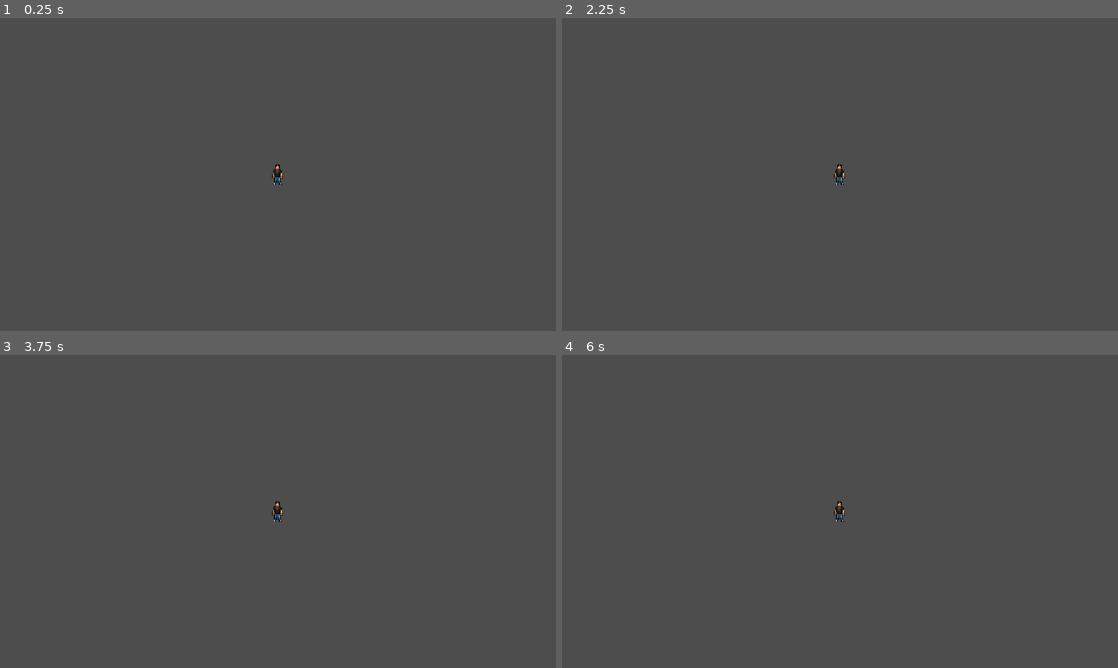
Above: before the commit, frames 1-4 (two rows, left to right).
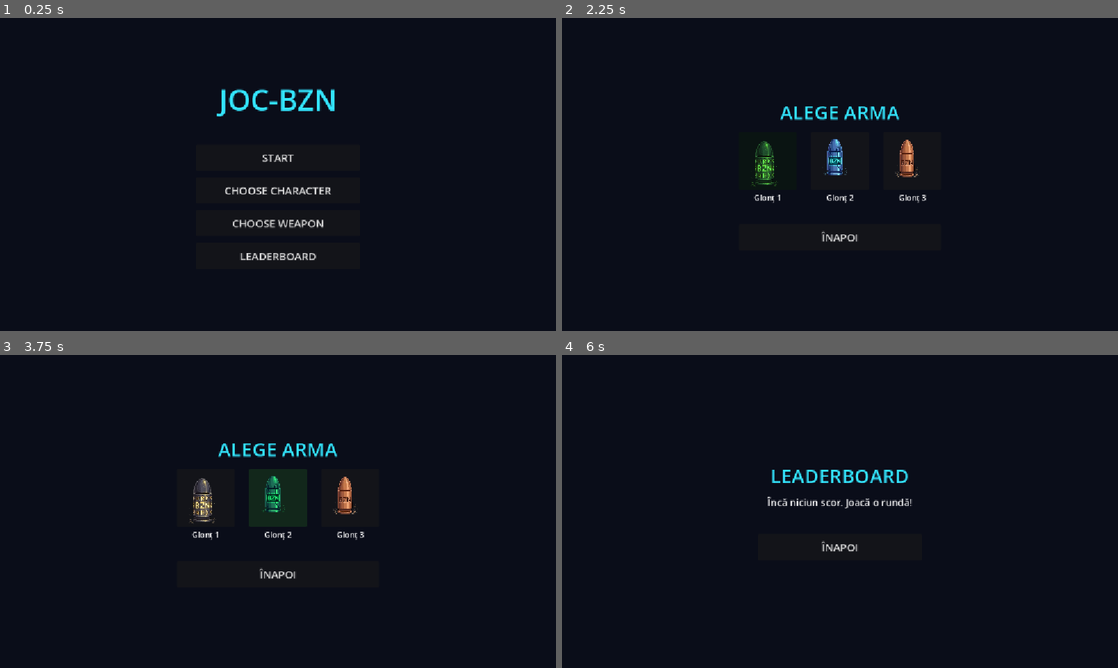
Above: after the commit, the same moments.

Repository: JocBZN/joc-bzn
Game: Godot game, scene res://menu.tscn
Two runs of this game, one before a commit and one after it. Both use one fixed random seed, a clock stepped at 60 frames per second and the inputs below. Before the commit the project starts from res://player.tscn.
Inputs (mouse positions are in pixels of both pictures, inside the frame that each line leads up to):
- Up to frame 1 (0.25 s): no input
- Up to frame 2 (2.25 s): click (840, 190) at 0.5 s, where only the run after the commit has a clickable "CHOOSE CHARACTER"; click (840, 218) at 1.25 s, where only the run after the commit has a clickable "ÎNAPOI"; click (840, 224) at 2 s, where only the run after the commit has a clickable "CHOOSE WEAPON"
- Up to frame 3 (3.75 s): click (205, 498) at 2.77 s; click (278, 498) at 3.52 s
- Up to frame 4 (6 s): click (912, 498) at 4.27 s; click (840, 574) at 5 s, where only the run after the commit has a clickable "ÎNAPOI"; click (840, 592) at 5.75 s, where only the run after the commit has a clickable "LEADERBOARD"

The runs differ from the first frame. In frame 1, 100% of the frame differs, in the area x 0-100%, y 0-100%; in frame 2, 100%; in frame 3, 100%; in frame 4, 100%.

Commit message:
Desert biome, prop world-gen (stones+trees), parallel bullets, main menu
Co-Authored-By: Claude Opus 4.8 <noreply@anthropic.com>

Diff:
--- /dev/null
+++ b/biome.gdshader
@@ -0,0 +1,26 @@
+shader_type canvas_item;
+
+// Podea cu 2 biome: iarbă în stânga, deșert în dreapta, cu o trecere lină între ele.
+// Alege textura după poziția X REALĂ din lume (world_pos.x), nu după ecran.
+
+uniform sampler2D grass_tex : filter_nearest, repeat_enable;
+uniform sampler2D desert_tex : filter_nearest, repeat_enable;
+uniform float tile_size = 64.0;         // mărimea unui tile în px
+uniform float boundary_x = 2500.0;      // de la ce X spre dreapta e deșert
+uniform float transition_width = 600.0; // cât de lată e trecerea (px)
+
+varying vec2 world_pos;
+
+void vertex() {
+	// poziția reală în lume a fiecărui punct al podelei
+	world_pos = (MODEL_MATRIX * vec4(VERTEX, 0.0, 1.0)).xy;
+}
+
+void fragment() {
+	vec2 uv = world_pos / tile_size;                 // coordonate de tiling (repetă la fiecare tile_size)
+	vec4 grass = texture(grass_tex, uv);
+	vec4 desert = texture(desert_tex, uv);
+	// 0 = iarbă (stânga boundary), 1 = deșert (dreapta); între ele, amestec lin
+	float t = smoothstep(boundary_x - transition_width * 0.5, boundary_x + transition_width * 0.5, world_pos.x);
+	COLOR = mix(grass, desert, t);
+}
--- /dev/null
+++ b/game_settings.gd
@@ -0,0 +1,35 @@
+extends Node
+
+# Setări globale alese din meniu + leaderboard local. Autoload "GameSettings" — există o
+# singură dată și se păstrează între scene (meniu → joc → game over → meniu).
+
+var weapon_path: String = "res://bullet.tscn"  # arma de start (aleasă la Choose Weapon)
+var character: String = "grasu"                 # personajul ales (deocamdată unul singur)
+
+const SAVE_PATH := "user://scores.save"
+var scores: Array = []  # listă de {"time": float, "level": int}, cele mai bune primele
+
+func _ready() -> void:
+	_load_scores()
+
+# Adaugă un scor nou și păstrează top 10 (cel mai lung timp = primul).
+func add_score(time_sec: float, level: int) -> void:
+	scores.append({"time": time_sec, "level": level})
+	scores.sort_custom(func(a, b): return a["time"] > b["time"])
+	if scores.size() > 10:
+		scores.resize(10)
+	_save_scores()
+
+func _save_scores() -> void:
+	var f := FileAccess.open(SAVE_PATH, FileAccess.WRITE)
+	if f != null:
+		f.store_var(scores)
+
+func _load_scores() -> void:
+	if not FileAccess.file_exists(SAVE_PATH):
+		return
+	var f := FileAccess.open(SAVE_PATH, FileAccess.READ)
+	if f != null:
+		var data = f.get_var()
+		if data is Array:
+			scores = data
--- a/gameover.gd
+++ b/gameover.gd
@@ -57,8 +57,16 @@
 	btn.pressed.connect(_on_restart)
 	box.add_child(btn)
 
+	var menu_btn := Button.new()
+	menu_btn.text = "MENIU"
+	menu_btn.custom_minimum_size = Vector2(240, 50)
+	menu_btn.add_theme_font_size_override("font_size", 20)
+	menu_btn.pressed.connect(_on_menu)
+	box.add_child(menu_btn)
+
 # Chemată de player.die() când rămâi fără viață.
 func show_gameover(secunde: float, nivel: int) -> void:
+	GameSettings.add_score(secunde, nivel)  # salvează în leaderboard
 	var m := int(secunde) / 60
 	var s := int(secunde) % 60
 	time_label.text = "Supraviețuit: %d:%02d" % [m, s]
@@ -69,3 +77,7 @@
 func _on_restart() -> void:
 	get_tree().paused = false
 	get_tree().reload_current_scene()
+
+func _on_menu() -> void:
+	get_tree().paused = false
+	get_tree().change_scene_to_file("res://menu.tscn")
--- a/ground.gd
+++ b/ground.gd
@@ -1,12 +1,35 @@
 extends Sprite2D
 
-# Fundal infinit: textura se repetă (texture_repeat), iar "pardoseala" urmărește
-# player-ul sărind din cell_size în cell_size px. Pentru că textura e la fel peste tot,
-# săritura nu se vede — pare o lume nesfârșită.
-@export var cell_size: int = 64
+# Podea infinită cu 2 biome (iarbă → deșert). Podeaua e o pânză mare care urmărește
+# player-ul, iar un SHADER (biome.gdshader) desenează iarbă în stânga și deșert în dreapta,
+# după poziția X reală din lume, cu o trecere lină. Reglezi granița din Inspector.
+
+@export var tile_size: float = 64.0
+@export var boundary_x: float = 2500.0      # de la ce X spre dreapta începe deșertul
+@export var transition_width: float = 600.0 # cât de lată e trecerea verde → deșert (px)
+
+var _mat: ShaderMaterial
+
+func _ready() -> void:
+	var shader := load("res://biome.gdshader") as Shader
+	var grass := load("res://harta/grass-alternative-3.png") as Texture2D
+	var desert := load("res://harta/desert_tile.png") as Texture2D
+	if shader == null or grass == null or desert == null:
+		push_warning("Biome: lipsește shaderul sau un tile — deschide Godot ca să importe desert_tile.png")
+		return
+	_mat = ShaderMaterial.new()
+	_mat.shader = shader
+	_mat.set_shader_parameter("grass_tex", grass)
+	_mat.set_shader_parameter("desert_tex", desert)
+	_mat.set_shader_parameter("tile_size", tile_size)
+	material = _mat
 
 func _process(_delta: float) -> void:
 	var player := get_tree().get_first_node_in_group("player") as Node2D
 	if player == null:
 		return
-	global_position = player.global_position.snapped(Vector2(cell_size, cell_size))
+	global_position = player.global_position  # podeaua urmărește player-ul (shaderul e legat de lume, deci nu tremură)
+	if _mat != null:
+		# le actualizăm live ca să poți regla granița din Inspector în timp ce joci
+		_mat.set_shader_parameter("boundary_x", boundary_x)
+		_mat.set_shader_parameter("transition_width", transition_width)
--- a/levelup.gd
+++ b/levelup.gd
@@ -18,6 +18,7 @@
 	{"id": "foite",     "nume": "Foițe OCB", "icon": "upgrade_7.png", "desc": "+250 Viteză glonț"},
 	{"id": "grinder",   "nume": "Grinder",   "icon": "upgrade_8.png", "desc": "-15% XP pt nivel"},
 	{"id": "bere_doza", "nume": "Bere doză", "icon": "upgrade_9.png", "desc": "+60 Viață acum"},
+	{"id": "gloante_paralele", "nume": "Gloanțe paralele", "icon": "res://bullets/bullet1.png", "desc": "+1 glonț paralel"},
 ]
 
 var _buttons := []
@@ -105,7 +106,10 @@
 	_current = pool.slice(0, 3)  # primele 3 după amestecare = 3 alese la întâmplare
 	for i in 3:
 		var u = _current[i]
-		_buttons[i].icon = load(ICON_DIR + u["icon"])
+		var icon_path: String = u["icon"]
+		if not icon_path.begins_with("res://"):
+			icon_path = ICON_DIR + icon_path   # numele scurte se caută în Upgrades/; căile res:// se folosesc direct
+		_buttons[i].icon = load(icon_path)
 		_buttons[i].tooltip_text = u["nume"]
 		_name_labels[i].text = u["nume"]
 		_desc_labels[i].text = u["desc"]
@@ -158,3 +162,6 @@
 		"bere_doza":
 			# refresh rapid: vindecare instant mare
 			p.hp = min(p.max_hp, p.hp + 60)
+		"gloante_paralele":
+			# încă un glonț paralel (1 → 2 → 3 ...)
+			p.bullet_count += 1
--- a/main.tscn
+++ b/main.tscn
@@ -26,9 +26,6 @@
 [node name="Props" type="Node2D" parent="World" unique_id=1885660433]
 y_sort_enabled = true
 script = ExtResource("6_props")
-hitbox_vertical = 0.6
-hitbox_south = -0.5
-hitbox_west = -0.2
 
 [node name="Player" parent="World" unique_id=129841357 instance=ExtResource("2_0xm2m")]
 scale = Vector2(2, 2)
--- /dev/null
+++ b/menu.gd
@@ -0,0 +1,169 @@
+extends Control
+
+# Meniul principal (main scene). Tot UI-ul e construit din cod.
+# Panouri: main, weapon, character, leaderboard — arăt câte unul o dată.
+
+const GAME_SCENE := "res://main.tscn"
+
+var WEAPONS := [
+	{"name": "Glonț 1", "scene": "res://bullet.tscn",  "icon": "res://bullets/bullet1.png"},
+	{"name": "Glonț 2", "scene": "res://bullet2.tscn", "icon": "res://bullets/bullet2.png"},
+	{"name": "Glonț 3", "scene": "res://bullet3.tscn", "icon": "res://bullets/bullet3.png"},
+]
+
+var _panels := {}
+var _weapon_buttons := []
+var _lb_list: VBoxContainer
+
+func _ready() -> void:
+	set_anchors_and_offsets_preset(Control.PRESET_FULL_RECT)
+	var bg := ColorRect.new()
+	bg.color = Color(0.04, 0.05, 0.10)
+	bg.set_anchors_and_offsets_preset(Control.PRESET_FULL_RECT)
+	bg.mouse_filter = Control.MOUSE_FILTER_IGNORE
+	add_child(bg)
+	_build_main()
+	_build_weapon()
+	_build_character()
+	_build_leaderboard()
+	_show("main")
+
+func _show(which: String) -> void:
+	for key in _panels:
+		_panels[key].visible = (key == which)
+
+# creează un panou pe tot ecranul și întoarce cutia verticală centrată din el
+func _make_panel(key: String) -> VBoxContainer:
+	var panel := Control.new()
+	panel.set_anchors_and_offsets_preset(Control.PRESET_FULL_RECT)
+	panel.mouse_filter = Control.MOUSE_FILTER_IGNORE
+	add_child(panel)
+	_panels[key] = panel
+	var center := CenterContainer.new()
+	center.set_anchors_and_offsets_preset(Control.PRESET_FULL_RECT)
+	panel.add_child(center)
+	var box := VBoxContainer.new()
+	box.add_theme_constant_override("separation", 14)
+	box.alignment = BoxContainer.ALIGNMENT_CENTER
+	center.add_child(box)
+	return box
+
+# ---------- MAIN ----------
+func _build_main() -> void:
+	var box := _make_panel("main")
+	var title := Label.new()
+	title.text = "JOC-BZN"
+	title.horizontal_alignment = HORIZONTAL_ALIGNMENT_CENTER
+	title.add_theme_font_size_override("font_size", 60)
+	title.add_theme_color_override("font_color", Color(0.2, 0.9, 1.0))
+	box.add_child(title)
+	box.add_child(_spacer(24))
+	box.add_child(_menu_button("START", _on_start))
+	box.add_child(_menu_button("CHOOSE CHARACTER", _show.bind("character")))
+	box.add_child(_menu_button("CHOOSE WEAPON", _show.bind("weapon")))
+	box.add_child(_menu_button("LEADERBOARD", _on_leaderboard))
+
+func _on_start() -> void:
+	get_tree().change_scene_to_file(GAME_SCENE)
+
+# ---------- CHOOSE WEAPON ----------
+func _build_weapon() -> void:
+	var box := _make_panel("weapon")
+	box.add_child(_header("ALEGE ARMA"))
+	var row := HBoxContainer.new()
+	row.add_theme_constant_override("separation", 30)
+	row.alignment = BoxContainer.ALIGNMENT_CENTER
+	box.add_child(row)
+	_weapon_buttons.clear()
+	for i in WEAPONS.size():
+		var w = WEAPONS[i]
+		var slot := VBoxContainer.new()
+		slot.alignment = BoxContainer.ALIGNMENT_CENTER
+		row.add_child(slot)
+		var b := Button.new()
+		b.custom_minimum_size = Vector2(120, 120)
+		b.icon = load(w["icon"])
+		b.expand_icon = true
+		b.pressed.connect(_on_weapon_chosen.bind(String(w["scene"])))
+		slot.add_child(b)
+		_weapon_buttons.append(b)
+		var lbl := Label.new()
+		lbl.text = w["name"]
+		lbl.horizontal_alignment = HORIZONTAL_ALIGNMENT_CENTER
+		lbl.custom_minimum_size = Vector2(120, 0)
+		slot.add_child(lbl)
+	_refresh_weapon_selection()
+	box.add_child(_spacer(16))
+	box.add_child(_menu_button("ÎNAPOI", _show.bind("main")))
+
+func _on_weapon_chosen(scene_path: String) -> void:
+	GameSettings.weapon_path = scene_path
+	_refresh_weapon_selection()
+
+func _refresh_weapon_selection() -> void:
+	for i in _weapon_buttons.size():
+		var sel: bool = WEAPONS[i]["scene"] == GameSettings.weapon_path
+		_weapon_buttons[i].modulate = Color(0.4, 1.0, 0.5) if sel else Color.WHITE
+
+# ---------- CHOOSE CHARACTER (placeholder) ----------
+func _build_character() -> void:
+	var box := _make_panel("character")
+	box.add_child(_header("ALEGE PERSONAJUL"))
+	var lbl := Label.new()
+	lbl.text = "Momentan un singur personaj: „Grasu”.\nMai vin în curând!"
+	lbl.horizontal_alignment = HORIZONTAL_ALIGNMENT_CENTER
+	lbl.add_theme_font_size_override("font_size", 20)
+	box.add_child(lbl)
+	box.add_child(_spacer(24))
+	box.add_child(_menu_button("ÎNAPOI", _show.bind("main")))
+
+# ---------- LEADERBOARD ----------
+func _build_leaderboard() -> void:
+	var box := _make_panel("leaderboard")
+	box.add_child(_header("LEADERBOARD"))
+	_lb_list = VBoxContainer.new()
+	_lb_list.add_theme_constant_override("separation", 6)
+	_lb_list.alignment = BoxContainer.ALIGNMENT_CENTER
+	box.add_child(_lb_list)
+	box.add_child(_spacer(24))
+	box.add_child(_menu_button("ÎNAPOI", _show.bind("main")))
+
+func _on_leaderboard() -> void:
+	for c in _lb_list.get_children():
+		c.queue_free()
+	if GameSettings.scores.is_empty():
+		_lb_list.add_child(_center_label("Încă niciun scor. Joacă o rundă!", 20))
+	else:
+		var rank := 1
+		for s in GameSettings.scores:
+			var m := int(s["time"]) / 60
+			var sec := int(s["time"]) % 60
+			_lb_list.add_child(_center_label("%d.   %d:%02d   ·   Nivel %d" % [rank, m, sec, s["level"]], 22))
+			rank += 1
+	_show("leaderboard")
+
+# ---------- helpers ----------
+func _menu_button(text: String, cb: Callable) -> Button:
+	var b := Button.new()
+	b.text = text
+	b.custom_minimum_size = Vector2(340, 54)
+	b.add_theme_font_size_override("font_size", 22)
+	b.pressed.connect(cb)
+	return b
+
+func _header(text: String) -> Label:
+	var l := _center_label(text, 40)
+	l.add_theme_color_override("font_color", Color(0.2, 0.9, 1.0))
+	return l
+
+func _center_label(text: String, size: int) -> Label:
+	var l := Label.new()
+	l.text = text
+	l.horizontal_alignment = HORIZONTAL_ALIGNMENT_CENTER
+	l.add_theme_font_size_override("font_size", size)
+	return l
+
+func _spacer(h: int) -> Control:
+	var c := Control.new()
+	c.custom_minimum_size = Vector2(0, h)
+	return c
--- /dev/null
+++ b/menu.tscn
@@ -0,0 +1,10 @@
+[gd_scene format=3]
+
+[ext_resource type="Script" path="res://menu.gd" id="1_menu"]
+
+[node name="Menu" type="Control"]
+anchor_right = 1.0
+anchor_bottom = 1.0
+grow_horizontal = 2
+grow_vertical = 2
+script = ExtResource("1_menu")
--- a/player.gd
+++ b/player.gd
@@ -9,6 +9,8 @@
 @export var fire_interval: float = 0.5
 @export var bullet_damage: int = 10        # cât rău fac gloanțele (crește la level up)
 @export var bullet_speed: float = 700.0    # cât de repede zboară glonțul (crește la level up)
+@export var bullet_count: int = 1          # câte gloanțe paralele tragi odată (+1 la fiecare bonus)
+@export var bullet_spacing: float = 26.0   # distanța dintre gloanțele paralele
 
 @export var max_hp: int = 100
 @export var contact_range: float = 60.0
@@ -30,6 +32,10 @@
 
 func _ready() -> void:
 	add_to_group("player")
+	# arma de start aleasă din meniu (Choose Weapon)
+	var chosen_weapon := load(GameSettings.weapon_path) as PackedScene
+	if chosen_weapon != null:
+		bullet_scene = chosen_weapon
 	hp = max_hp
 	anim.play("idle_south")  # pornim stând pe loc, uitându-ne în jos
 	fire_timer = Timer.new()
@@ -67,12 +73,16 @@
 	var target := _nearest_enemy()
 	if target == null:
 		return
-	var bullet := bullet_scene.instantiate()
-	get_parent().add_child(bullet)
-	bullet.global_position = global_position
-	bullet.damage = bullet_damage  # glonțul face cât damage are player-ul acum
-	bullet.speed = bullet_speed    # și zboară cu viteza curentă a player-ului
-	bullet.direction = (target.global_position - global_position).normalized()
+	var dir := (target.global_position - global_position).normalized()
+	var perp := Vector2(-dir.y, dir.x)  # perpendicular pe direcție → gloanțele stau unul lângă altul (paralele)
+	for i in bullet_count:
+		var offset := (i - (bullet_count - 1) / 2.0) * bullet_spacing  # centrate față de player
+		var bullet := bullet_scene.instantiate()
+		get_parent().add_child(bullet)
+		bullet.global_position = global_position + perp * offset
+		bullet.damage = bullet_damage  # glonțul face cât damage are player-ul acum
+		bullet.speed = bullet_speed    # și zboară cu viteza curentă a player-ului
+		bullet.direction = dir
 
 func _nearest_enemy() -> Node2D:
 	var nearest: Node2D = null
--- a/project.godot
+++ b/project.godot
@@ -11,13 +11,14 @@
 [application]
 
 config/name="JOC-BZN-Mobile"
-run/main_scene="uid://bl0ygpvimlusp"
+run/main_scene="res://menu.tscn"
 config/features=PackedStringArray("4.7", "Mobile")
 config/icon="res://icon.svg"
 
 [autoload]
 
 Difficulty="*res://difficulty.gd"
+GameSettings="*res://game_settings.gd"
 
 [display]
 
--- a/props.gd
+++ b/props.gd
@@ -1,53 +1,70 @@
 extends Node2D
 
-# Copaci generați procedural în jurul player-ului, la infinit.
-# Lumea e împărțită în "chunk-uri" (pătrate). Fiecare chunk își generează copacii
-# DETERMINIST (după poziția lui) → același loc are mereu aceiași copaci, chiar
-# dacă pleci și te întorci. Chunk-urile depărtate se descarcă automat (performanță).
+# Generare procedurală de obiecte (copaci + pietre) în jurul player-ului, la infinit.
+# Lumea = chunk-uri (pătrate). Fiecare chunk generează DETERMINIST aceleași obiecte
+# (după poziția lui) → un loc are mereu aceleași obiecte. Chunk-urile depărtate se descarcă.
+# Încarcă AUTOMAT tot ce e în folderele de mai jos și le folosește egal (copaci + pietre, cu umbră inclusă).
 
-const TREES := [
-	preload("res://harta/trees/spr_tree_1.png"),
-	preload("res://harta/trees/spr_tree_2.png"),
-	preload("res://harta/trees/spr_tree_3.png"),
-	preload("res://harta/trees/spr_tree_4.png"),
-	preload("res://harta/trees/spr_tree_5.png"),
-	preload("res://harta/trees/spr_tree_6.png"),
-	preload("res://harta/trees/spr_tree_7.png"),
-	preload("res://harta/trees/spr_tree_8.png"),
-	preload("res://harta/trees/spr_tree_9.png"),
-	preload("res://harta/trees/spr_tree_10.png"),
-	preload("res://harta/trees/spr_tree_11.png"),
-	preload("res://harta/trees/spr_tree_12.png"),
-	preload("res://harta/trees/spr_tree_13.png"),
-	preload("res://harta/trees/spr_tree_14.png"),
-	preload("res://harta/trees/spr_tree_15.png"),
-	preload("res://harta/trees/spr_tree_16.png"),
-]
+const TREES_DIR := "res://trees/PNG/Assets_separately/Trees_texture_shadow/"
+const ROCKS_DIR := "res://stones/PNG/Objects_separately/"
 
-@export var chunk_size: int = 512       # mărimea unui pătrat de lume (px)
-@export var load_radius: int = 3        # câte pătrate în jurul player-ului ținem încărcate
-@export var trees_per_chunk: int = 2    # câți copaci (maxim) într-un pătrat
-@export var tree_scale: float = 4.5     # cât de mari sunt copacii
-@export var hitbox_factor: float = 0.20   # cât de mare e hitbox-ul (fracție din lățimea copacului)
-@export var hitbox_vertical: float = 0.8  # înălțimea hitbox-ului față de lățime: 1.0 = pătrat, mai mic = mai scund
-@export var hitbox_south: float = 0.0      # modifică DOAR marginea de jos (Sud): pozitiv = coboară mai mult, negativ = urcă
-@export var hitbox_west: float = 0.0       # modifică DOAR marginea din stânga (Vest): pozitiv = mai lat spre stânga, negativ = mai îngust
-@export var sort_anchor: float = 0.35     # de la ce % din înălțime (măsurat de la bază) copacul începe să te acopere
+@export_group("Lume")
+@export var chunk_size: int = 512        # mărimea unui pătrat de lume (px)
+@export var load_radius: int = 3         # câte pătrate în jur ținem încărcate
+@export var props_per_chunk: int = 3     # câte obiecte (maxim) într-un pătrat
+@export_range(0.0, 1.0) var tree_chance: float = 0.5  # 0.5 = jumate copaci, jumate pietre
 
-var _loaded := {}  # Vector2i (chunk) -> Node2D (containerul cu copacii lui)
+@export_group("Mărimi")
+@export var tree_scale: float = 4.0      # cât de mari sunt copacii (dublat)
+@export var rock_scale: float = 2.5      # cât de mari sunt pietrele
+
+# HITBOX = dreptunghi, ca fracție din mărimea obiectului (reglezi din Inspector):
+#   *_hitbox_size   = (lățime, înălțime) ca fracție. 0.3 = 30% din obiect.
+#   *_hitbox_offset = (x, y). x mută stânga/dreapta; y RIDICĂ hitbox-ul de la bază în sus (0.2 = 20% din înălțime).
+@export_group("Hitbox copaci (dreptunghi)")
+@export var tree_hitbox_size := Vector2(0.30, 0.15)
+@export var tree_hitbox_offset := Vector2(0.0, 0.20)
+@export_group("Hitbox pietre (dreptunghi)")
+@export var rock_hitbox_size := Vector2(0.60, 0.35)
+@export var rock_hitbox_offset := Vector2(0.0, 0.15)
+
+var _trees: Array[Texture2D] = []
+var _rocks: Array[Texture2D] = []
+var _loaded := {}
+
+func _ready() -> void:
+	_trees = _load_dir(TREES_DIR)
+	_rocks = _load_dir(ROCKS_DIR, "shadow")  # sari peste umbrele separate și versiunile _no_shadow
+	print("Props încărcate — copaci: %d, pietre: %d" % [_trees.size(), _rocks.size()])
+
+# Încarcă toate imaginile .png dintr-un folder (opțional sărind peste cele cu un cuvânt în nume).
+func _load_dir(path: String, skip_contains := "") -> Array[Texture2D]:
+	var out: Array[Texture2D] = []
+	var dir := DirAccess.open(path)
+	if dir == null:
+		push_warning("Props: nu găsesc folderul " + path)
+		return out
+	for f in dir.get_files():
+		var low := f.to_lower()
+		if not low.ends_with(".png"):
+			continue
+		if skip_contains != "" and low.contains(skip_contains):
+			continue
+		var tex := load(path + f) as Texture2D
+		if tex != null:
+			out.append(tex)
+	return out
 
 func _process(_delta: float) -> void:
 	var player := get_tree().get_first_node_in_group("player") as Node2D
 	if player == null:
 		return
 	var pc := _chunk_of(player.global_position)
-	# încarcă pătratele din jur care încă nu sunt generate
 	for cx in range(pc.x - load_radius, pc.x + load_radius + 1):
 		for cy in range(pc.y - load_radius, pc.y + load_radius + 1):
 			var key := Vector2i(cx, cy)
 			if not _loaded.has(key):
 				_loaded[key] = _build_chunk(key)
-	# descarcă pătratele prea depărtate
 	for key in _loaded.keys():
 		if absi(key.x - pc.x) > load_radius or absi(key.y - pc.y) > load_radius:
 			_loaded[key].queue_free()
@@ -58,45 +75,49 @@
 
 func _build_chunk(key: Vector2i) -> Node2D:
 	var container := Node2D.new()
-	container.y_sort_enabled = true  # copacii intră în sortarea pe Y (efect de adâncime)
+	container.y_sort_enabled = true  # obiectele intră în sortarea pe Y (adâncime)
 	add_child(container)
 	var rng := RandomNumberGenerator.new()
-	rng.seed = hash(key)  # determinist: același pătrat → aceiași copaci
-	var count := rng.randi_range(0, trees_per_chunk)
+	rng.seed = hash(key)  # determinist: același pătrat → aceleași obiecte
+	var count := rng.randi_range(0, props_per_chunk)
 	for i in count:
-		var tree := _make_tree(rng)
-		tree.position = Vector2(
-			key.x * chunk_size + rng.randf_range(0.0, chunk_size),
-			key.y * chunk_size + rng.randf_range(0.0, chunk_size) - tree.get_meta("sort_shift")
-		)
-		container.add_child(tree)
+		var prop := _make_prop(rng)
+		if prop != null:
+			prop.position = Vector2(
+				key.x * chunk_size + rng.randf_range(0.0, chunk_size),
+				key.y * chunk_size + rng.randf_range(0.0, chunk_size)
+			)
+			container.add_child(prop)
 	return container
 
-func _make_tree(rng: RandomNumberGenerator) -> StaticBody2D:
+func _make_prop(rng: RandomNumberGenerator) -> StaticBody2D:
+	var is_tree := rng.randf() < tree_chance
+	var pool: Array[Texture2D] = _trees if is_tree else _rocks
+	if pool.is_empty():
+		pool = _rocks if is_tree else _trees   # dacă un folder lipsește, folosește-l pe celălalt
+		is_tree = not is_tree
+	if pool.is_empty():
+		return null
+	var tex: Texture2D = pool[rng.randi_range(0, pool.size() - 1)]
+	var s: float = tree_scale if is_tree else rock_scale
+	var w := tex.get_width() * s    # lățimea pe ecran
+	var h := tex.get_height() * s   # înălțimea pe ecran
+
 	var body := StaticBody2D.new()
-	var tex: Texture2D = TREES[rng.randi_range(0, TREES.size() - 1)]
-	var h := float(tex.get_height())
 	var sprite := Sprite2D.new()
 	sprite.texture = tex
 	sprite.texture_filter = CanvasItem.TEXTURE_FILTER_NEAREST  # pixel art clar când e mărit
-	sprite.scale = Vector2(tree_scale, tree_scale)
-	# Originea nodului = "linia de sortare" Y-sort, ridicată la sort_anchor (35%) din înălțime,
-	# măsurat de la baza copacului → player-ul e acoperit de coroană doar când trece de acel prag spre Nord.
-	sprite.offset = Vector2(0, h * (sort_anchor - 0.5))
+	sprite.scale = Vector2(s, s)
+	sprite.offset = Vector2(0, -tex.get_height() / 2.0)  # baza obiectului = originea nodului (jos-centru)
 	body.add_child(sprite)
+
+	# Hitbox dreptunghiular, plasat lângă baza obiectului. Totul e reglabil din Inspector.
 	var col := CollisionShape2D.new()
-	# Dreptunghi (nu cerc turtit): are lățime/înălțime independente, iar fizica îl tratează
-	# corect. Un cerc scalat non-uniform devine elipsă → motorul de coliziune se strică și te teleportează.
 	var shape := RectangleShape2D.new()
-	var half_w := tex.get_width() * hitbox_factor * tree_scale  # jumătate din lățime (ca vechea rază)
-	var base_h := half_w * 2.0 * hitbox_vertical    # înălțimea de bază (simetrică sus/jos)
-	var south_extra := half_w * 2.0 * hitbox_south  # modificăm DOAR latura de jos (Sud)
-	var west_extra := half_w * 2.0 * hitbox_west    # modificăm DOAR latura din stânga (Vest)
-	shape.size = Vector2(half_w * 2.0 + west_extra, base_h + south_extra)  # lățime × înălțime
+	var hb_size: Vector2 = tree_hitbox_size if is_tree else rock_hitbox_size
+	var hb_off: Vector2 = tree_hitbox_offset if is_tree else rock_hitbox_offset
+	shape.size = Vector2(w * hb_size.x, h * hb_size.y)
+	col.position = Vector2(w * hb_off.x, -h * hb_off.y)  # y negativ = urcă de la bază în sus
 	col.shape = shape
-	# marginile de Sus și Dreapta rămân pe loc; schimbăm doar Jos și Stânga → deplasăm centrul cu jumătate din fiecare adaos
-	col.position = Vector2(-west_extra / 2.0, (sort_anchor - 0.25) * h * tree_scale + south_extra / 2.0)
-	body.add_child(col)  # nu mai poți trece prin copac (nici player, nici enemy)
-	# cât s-a ridicat originea față de bază → compensăm poziția ca imaginea să rămână „plantată" pe loc
-	body.set_meta("sort_shift", sort_anchor * h * tree_scale)
+	body.add_child(col)
 	return body
Binary file added: Screenshot 2026-07-06 at 17.37.16.png
Not shown, added: Screenshot 2026-07-06 at 17.37.16.png.import
Not shown, added: biome.gdshader.uid
Not shown, added: game_settings.gd.uid
Binary file added: harta/Grass-Desert-Transformation.png
Not shown, added: harta/Grass-Desert-Transformation.png.import
Binary file added: harta/desert_tile.png
Not shown, added: harta/desert_tile.png.import
Not shown, added: menu.gd.uid
Binary file added: stones/COUPON.png
Not shown, added: stones/COUPON.png.import
Not shown, added: stones/License.txt
(and 666 more such lines)
